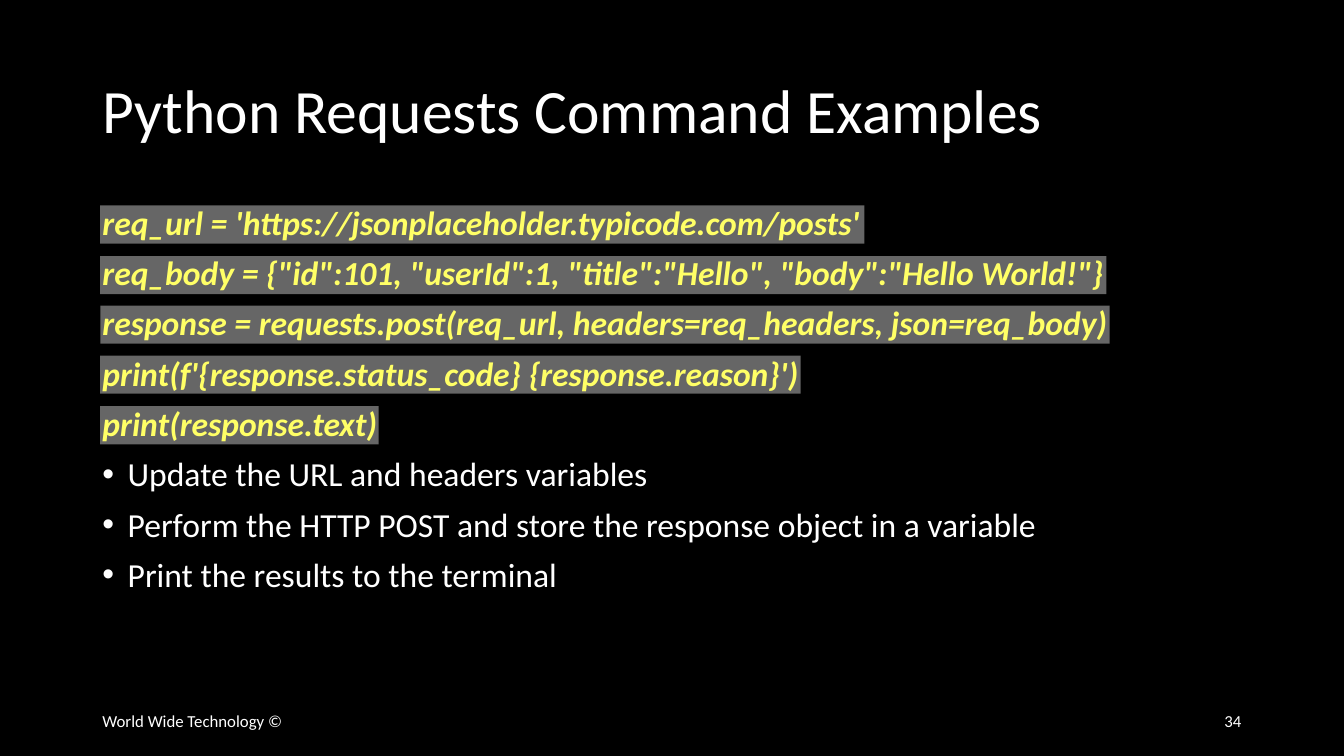
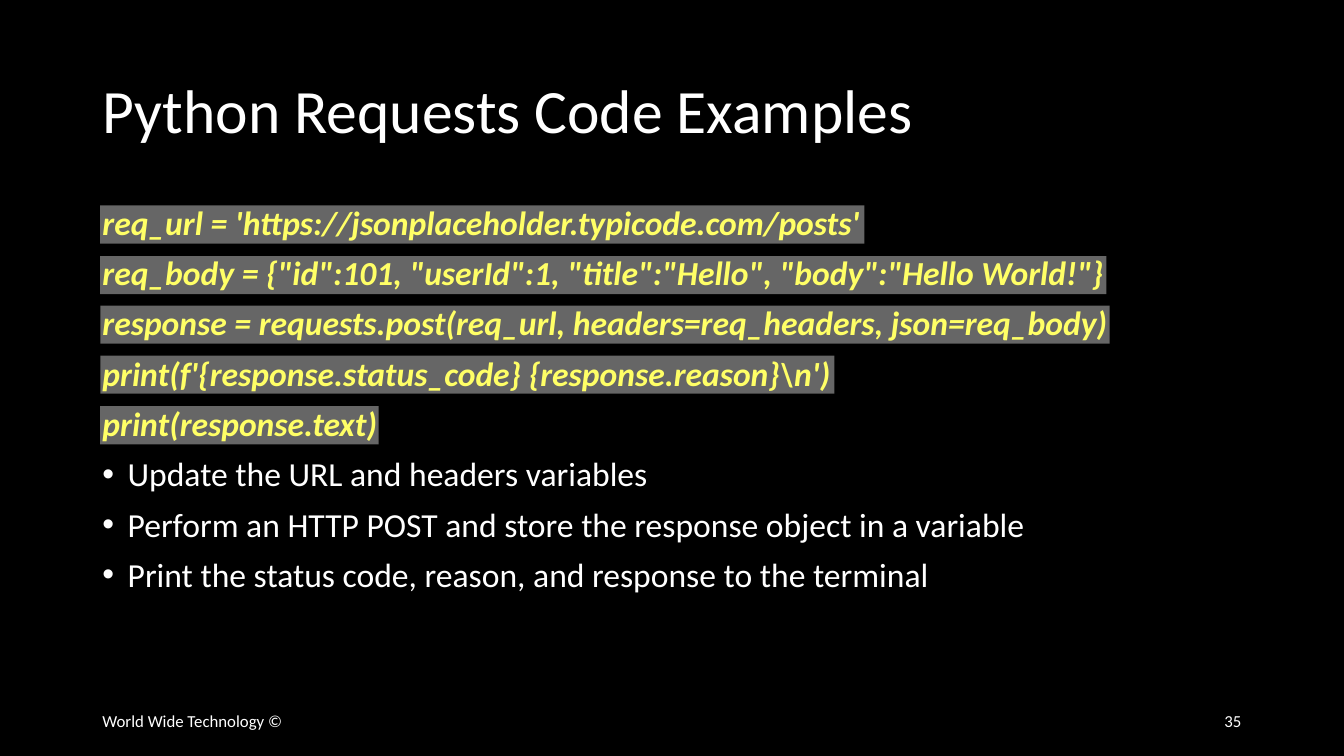
Before and after one commit to wwt/curl-requests-foundations, a slide deck: slide 35 of curl-requests-foundations.pptx (slide 34 before the commit). Drawn at 1344x756 pixels with LibreOffice and Linux fonts; fonts in the diff are those of the drawing. Boxes give left, top, right and bottom in pixels: in the first picture for what was removed or moved away, otherwise in the second. Text is boxed around its words. In the diff, an @@ line names an element or a change of style, - is before the commit and + after.

Commit message:
Added Requests slide with example POST to DNAC

```diff
--- a/curl-requests-foundations.pptx
+++ b/curl-requests-foundations.pptx
@@ title at <box>102,90,912,143</box>: text changed @@
-Python Requests Command Examples
+Python Requests Code Examples
@@ rectangle: place and size @@
-rectangle at <box>100,356,801,394</box>
+rectangle at <box>100,356,834,394</box>
@@ text at <box>102,361,830,392</box>: text changed @@
-print(f'{response.status_code} {response.reason}')
+print(f'{response.status_code} {response.reason}\n')
@@ text at <box>128,513,1024,593</box>: text changed @@
-• Perform the HTTP POST and store the response object in a variable
-• Print the results to the terminal
+• Perform an HTTP POST and store the response object in a variable
+• Print the status code, reason, and response to the terminal
@@ page number at <box>1224,716,1241,727</box>: text changed @@
-34
+35
```
Also in this commit, not shown: 2 other slides changed, 7 slides added.
